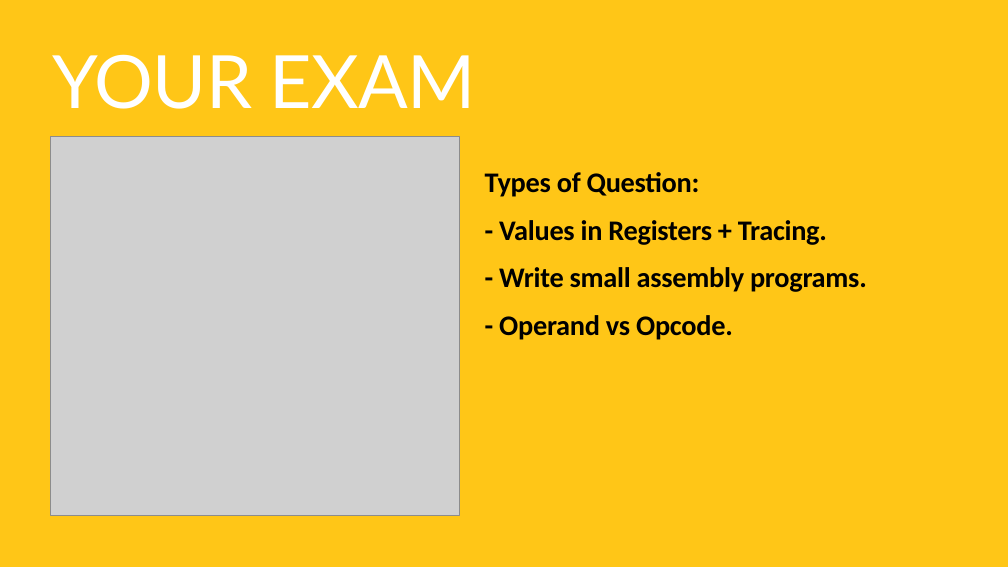
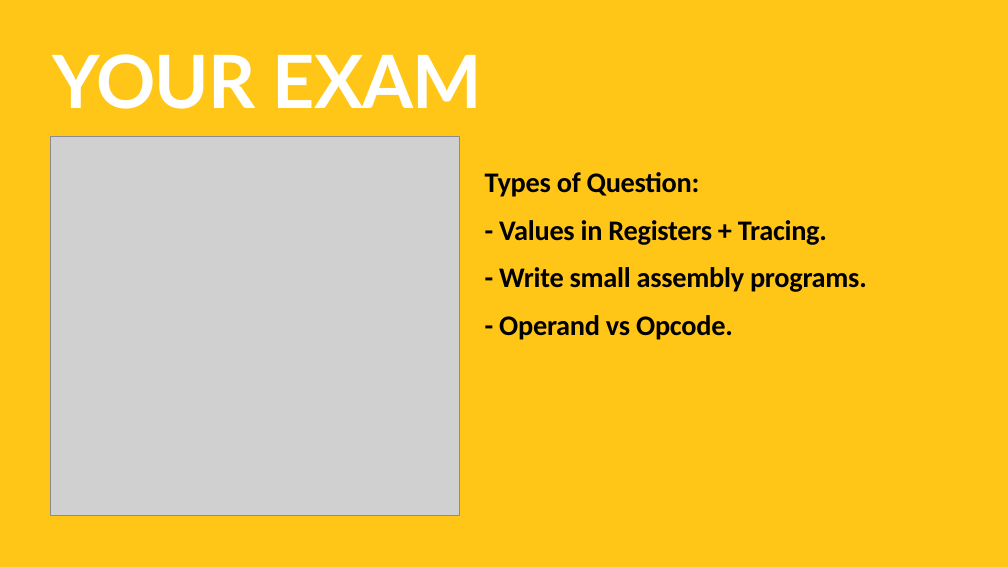
Before and after one commit to TommyWoodley/teaching, a slide deck: slide 9 of 13B/Assembly/Assembly Language.pptx. Drawn at 1008x567 pixels with LibreOffice and Linux fonts; fonts in the diff are those of the drawing; grey boxes stand for pictures. Boxes give left, top, right and bottom in pixels: in the first picture for what was removed or moved away, otherwise in the second. Text is boxed around its words. In the diff, an @@ line names an element or a change of style, - is before the commit and + after.

```diff
--- a/13B/Assembly/Assembly Language.pptx
+++ b/13B/Assembly/Assembly Language.pptx
@@ title "YOUR EXAM" at (53,54,482,109): bold on @@
```
Also in this commit, not shown: 8 other slides changed, 1 other file.
